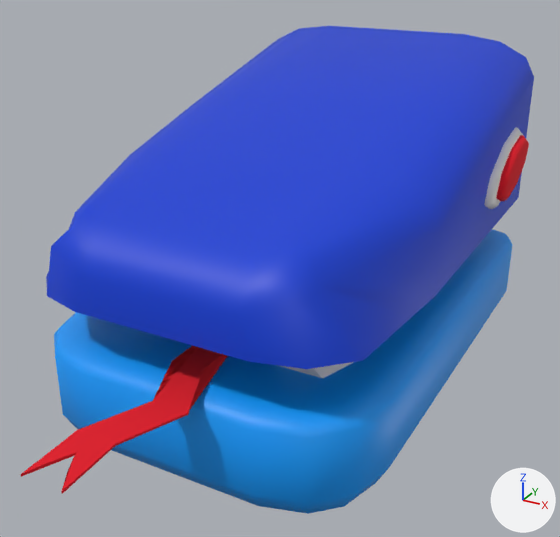
The FBX model Assets/Import/FBX/Snake/BlueSnake.fbx as it was, and as the next commit left it.
One viewpoint serves both versions: a 50 mm camera at (2.04, -4.02, 2.29) aimed at (0.06, -0.42, 0.49). The lights are fixed; the arrows at lower right show +X, +Y and +Z. Where no turn or scale is listed for an object, it has been applied to the vertices.
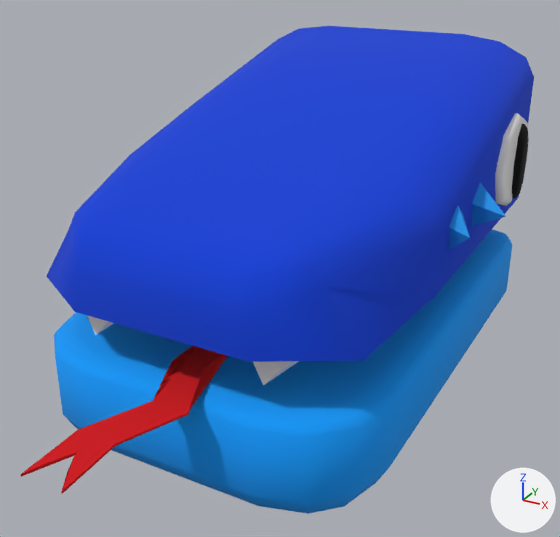
Boxes (x1, y1, x2, y2) around the edits, measured in the pictures (560 x 537 px):
'Cube.005', reshaped: before (46, 26, 534, 369); after (46, 26, 534, 362)
'Cube', recoloured: (54, 230, 512, 497) in both
'Cylinder.004', moved, turned, rescaled: before (484, 127, 523, 209); after (495, 113, 528, 206)
'Cylinder.002', recoloured, reshaped, moved, turned, rescaled: before (496, 135, 529, 202); after (512, 124, 529, 198)
'Cone.004', added (blue): after (472, 182, 506, 226)
'Cone', moved, turned: before (277, 362, 354, 378); after (87, 315, 114, 335)
'Cone.001', moved, turned (not visible before): after (253, 361, 299, 385)
'Cone.007', added (blue): after (449, 205, 470, 249)
part 1 of me_cube_008, cut back: before (46, 144, 395, 369); after (46, 144, 395, 362)

The change, as a diff of the scene's bpy script:
```diff
--- a/Assets/Import/FBX/Snake/BlueSnake.fbx.py
+++ b/Assets/Import/FBX/Snake/BlueSnake.fbx.py
@@ me_cube_003 @@
 me_cube_003.from_pydata(...)  # 90 vertices, 81 faces; spans x -1.0..1.0, y -1.5..1.5, z -0.41..0.26
-me_cube_003.materials.append(mat_material_003)  # blue #009cff
+me_cube_003.materials.append(mat_material_013)  # blue #009bff
@@ me_cube_008 @@
-me_cube_008.from_pydata(...)  # 72 vertices, 62 faces; spans x -1.0..1.0, y -1.5..1.5, z -0.41..0.66
-me_cube_008.materials.append(mat_material_001)  # blue #003ed5
+me_cube_008.from_pydata(...)  # 66 vertices, 56 faces; spans x -1.0..1.0, y -1.5..1.5, z -0.41..0.66
+# me_cube_008 part 1
+# 8 vertices are removed from x -0.75..0.75, y -1.43..-1.37, z -0.41..-0.01
+# 15 faces are deleted
+# 2 vertices move from x -0.39..0.39, y -1.25, z -0.01 to x -0.39..0.39, y -1.25, z 0.05
+# 2 vertices are added at (-0.45, -1.43, -0.03), (0.45, -1.43, -0.03)
+# 9 new faces join them
+me_cube_008.materials.append(mat_material_017)  # blue #003ed5
@@ me_cylinder_006 @@
+me_cylinder_006.from_pydata(...)  # 32 vertices, 25 faces; spans x -1.0..1.0, y -1.0..1.0, z -0.88..1.12
+me_cylinder_006.materials.append(mat_material_019)  # black #000000
@@ me_cone_010 @@
+me_cone_010.from_pydata([(-0.091, 0.0, 0.144), (-0.091, 0.137, 0.044), (-0.091, 0.084, -0.116), (-0.091, -0.084, -0.116), (-0.091, -0.137, 0.044), (0.039, -0.134, 0.0)], [], [(0, 5, 1), (1, 5, 2), (2, 5, 3), (0, 1, 2, 3, 4), (3, 5, 4), (4, 5, 0)])
+me_cone_010.materials.append(mat_material_002)  # red #d5000b
@@ me_cone_005 @@
+me_cone_005.from_pydata([(-0.144, 0.0, 0.144), (-0.144, 0.137, 0.044), (-0.144, 0.084, -0.116), (-0.144, -0.084, -0.116), (-0.144, -0.137, 0.044), (0.061, -0.134, 0.0)], [], [(0, 5, 1), (1, 5, 2), (2, 5, 3), (0, 1, 2, 3, 4), (3, 5, 4), (4, 5, 0)])
+me_cone_005.materials.append(mat_material_002)  # red #d5000b
@@ ob_cone @@
 ob_cone = bpy.data.objects.new('Cone', me_cone)
-ob_cone.location = (0.5, -0.838, 0.351)
+ob_cone.location = (-0.5, -1.109, 0.455)
+ob_cone.rotation_euler = (0.0, -3.142, 0.0)  # degrees (0, -180, 0)
 ob_cone.scale = (0.254, 0.254, 0.0918)
@@ ob_cone_001 @@
 ob_cone_001 = bpy.data.objects.new('Cone.001', me_cone_001)
-ob_cone_001.location = (-0.5, -0.838, 0.351)
+ob_cone_001.location = (0.5, -1.109, 0.455)
+ob_cone_001.rotation_euler = (0.0, -3.142, 0.0)  # degrees (0, -180, 0)
 ob_cone_001.scale = (0.254, 0.254, 0.0918)
@@ ob_cylinder_004 @@
 ob_cylinder_004 = bpy.data.objects.new('Cylinder.004', me_cylinder_005)
-ob_cylinder_004.location = (1.025, 0.736, 0.929)
-ob_cylinder_004.rotation_euler = (1.571, 1.222, 1.571)  # degrees (90, 70, 90)
-ob_cylinder_004.scale = (-0.164, -0.395, -0.0294)
+ob_cylinder_004.location = (1.025, 0.904, 0.932)
+ob_cylinder_004.rotation_euler = (1.571, 0.000533, 1.571)  # degrees (90, 0, 90)
+ob_cylinder_004.scale = (-0.35, -0.302, -0.0294)
@@ ob_cylinder_002 @@
-ob_cylinder_002 = bpy.data.objects.new('Cylinder.002', me_cylinder_004)
-ob_cylinder_002.location = (1.073, 0.734, 0.935)
-ob_cylinder_002.rotation_euler = (1.571, 1.222, 1.571)  # degrees (90, 70, 90)
-ob_cylinder_002.scale = (-0.132, -0.317, -0.0236)
+ob_cylinder_002 = bpy.data.objects.new('Cylinder.002', me_cylinder_006)
+ob_cylinder_002.location = (1.073, 0.898, 0.932)
+ob_cylinder_002.rotation_euler = (1.571, 0.000533, 1.571)  # degrees (90, 0, 90)
+ob_cylinder_002.scale = (-0.0863, -0.243, -0.0236)
@@ ob_cone_007 @@
+ob_cone_007 = bpy.data.objects.new('Cone.007', me_cone_010)
+ob_cone_007.location = (1.073, -0.193, 0.846)
@@ ob_cone_004 @@
+ob_cone_004 = bpy.data.objects.new('Cone.004', me_cone_005)
+ob_cone_004.location = (1.13, 0.219, 0.846)
```
